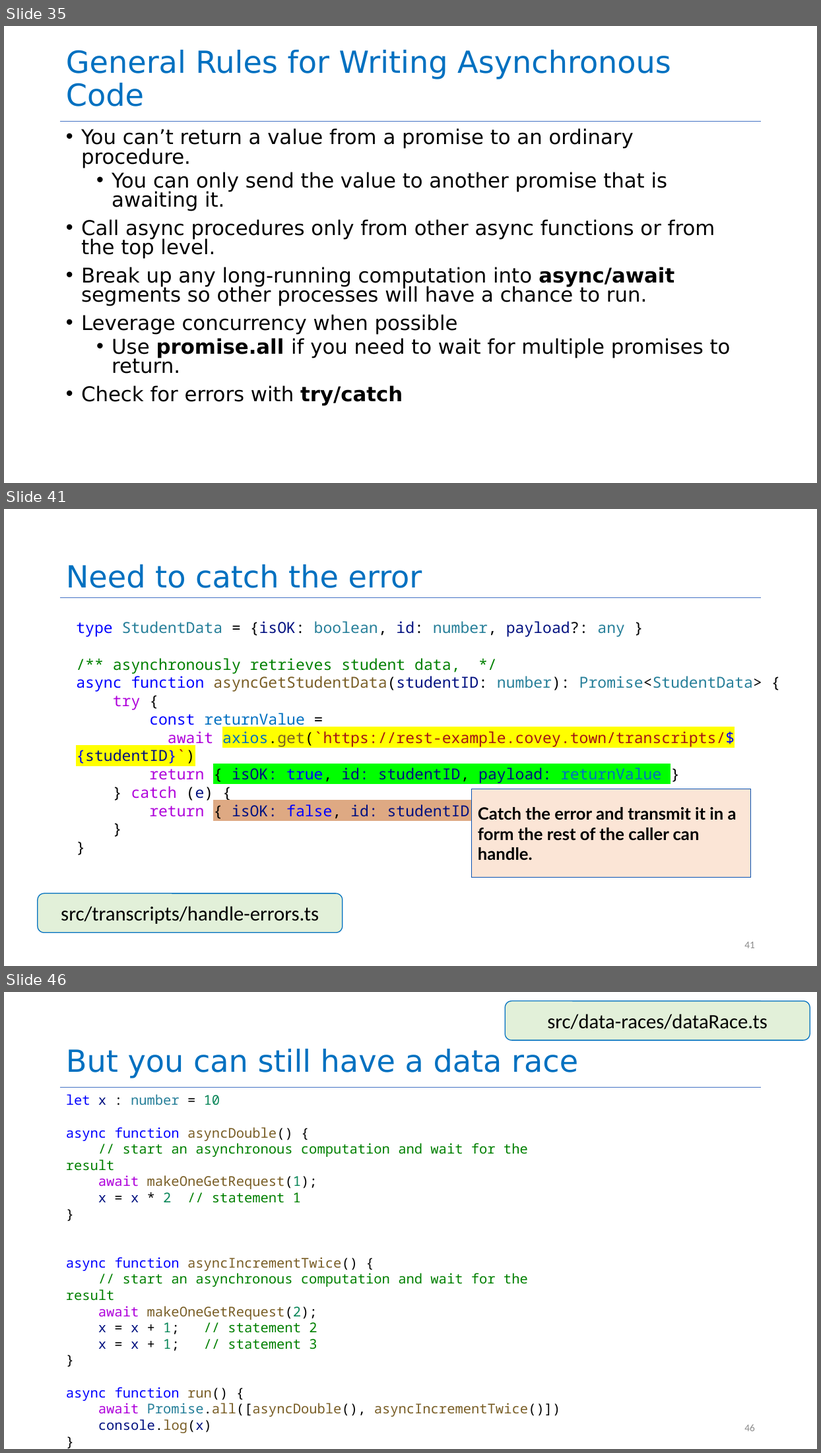
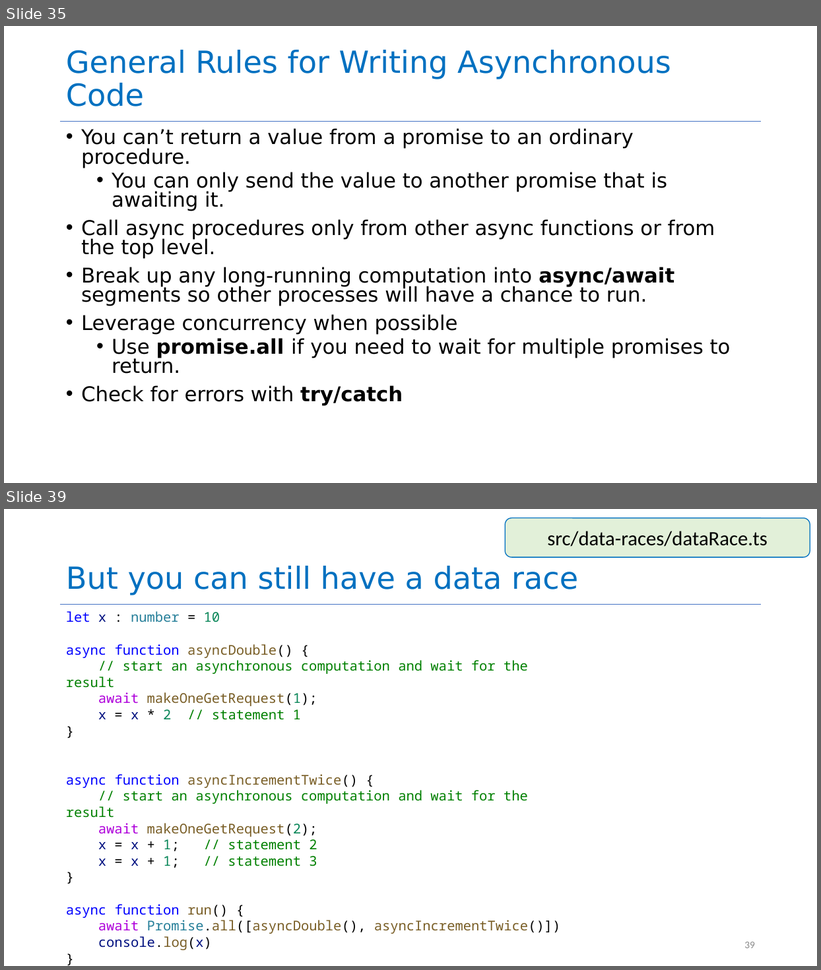
Before and after one commit to yashburshe/CS4530-Fall-2025, a slide deck: Slides/Module 06 Concurrency Patterns in Typescript.pptx. Shown one above the other, each under a label of ours: slides 35, 41 and 46 before the commit, slides 35 and 39 after it; the slides between them are not shown. The pictures are 821x1453 and 821x970 pixels, drawn with LibreOffice and Linux fonts; fonts in the diff are those of the drawing. Boxes give left, top, right and bottom in pixels: in the first picture for what was removed or moved away, otherwise in the second. Text is boxed around its words. In the diff, an @@ line names an element or a change of style, - is before the commit and + after.

```diff
--- a/Slides/Module 06 Concurrency Patterns in Typescript.pptx
+++ b/Slides/Module 06 Concurrency Patterns in Typescript.pptx
@@ slide 41 removed at <box>4,509,817,966</box>, background #FFFFFF @@
@@ title removed at <box>66,564,422,588</box> @@
-Need to catch the error
@@ line removed from (60, 597) to (762, 597) @@
@@ text removed at <box>76,621,762,819</box> @@
-type StudentData = {isOK: boolean, id: number, payload?: any }
-/** asynchronously retrieves student data, */
-async function asyncGetStudentData(studentID: number): Promise<StudentData> {
-try {
-const returnValue =
-await axios.get(`https://rest-example.covey.town/transcripts/${studentID}`)
-return { isOK: true, id: studentID, payload: returnValue }
-} catch (e) {
-return { isOK: false, id: studentID }
-}
-}
@@ rectangle removed at <box>472,789,751,878</box> @@
-Catch the error and transmit it in a form the rest of the caller can handle.
@@ rounded rectangle removed at <box>38,894,343,933</box> @@
-src/transcripts/handle-errors.ts
@@ page number removed at <box>745,942,755,949</box> @@
-41
@@ what was slide 46 is now slide 39 @@
@@ page number at <box>745,942,755,949</box>: text changed @@
-46
+39
```
Also in this commit, not shown: 10 slides changed, 1 slide added, 22 other slides removed.
